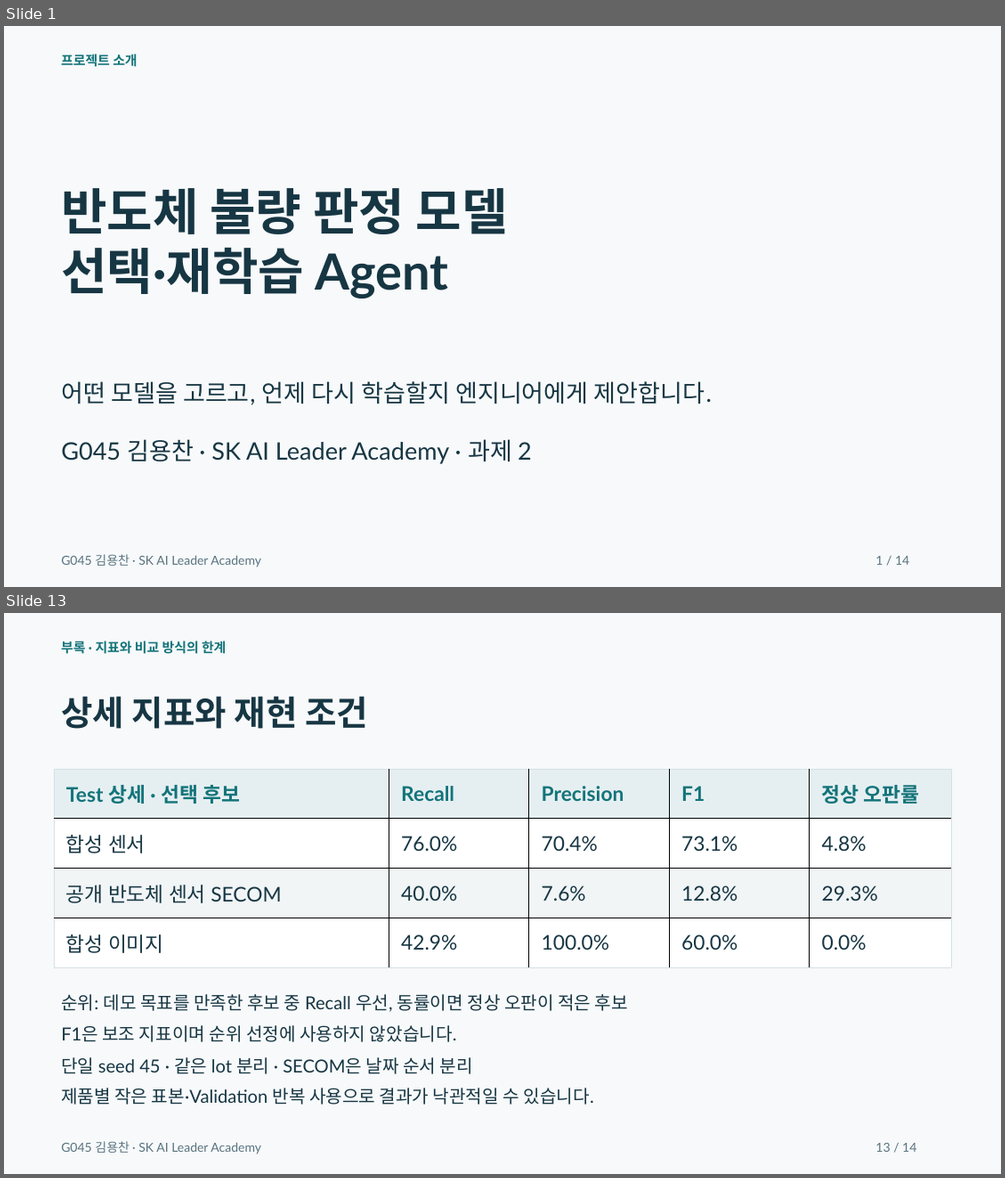
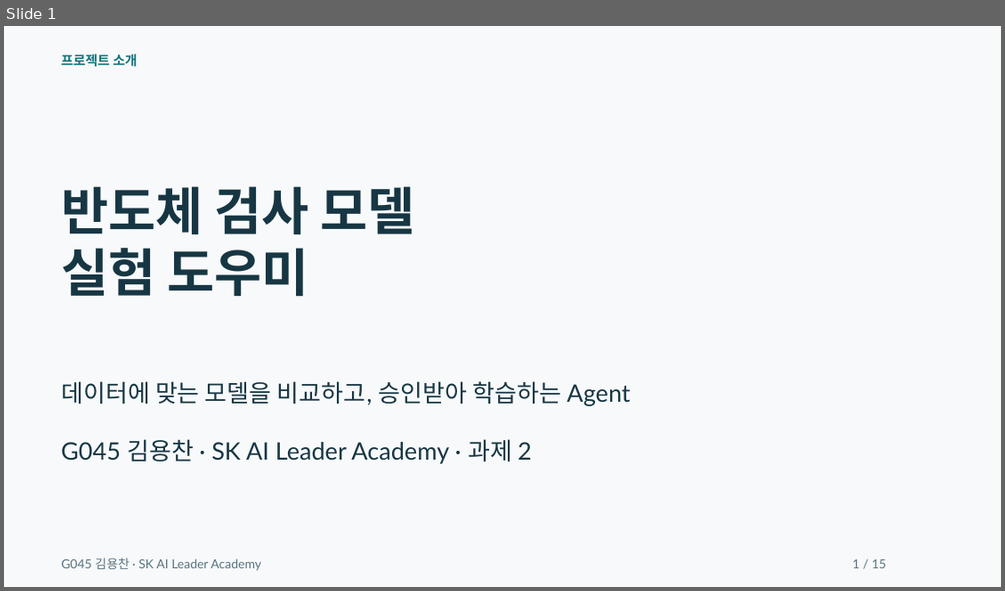
Before and after one commit to dragonchan95/Semiconductor-AI-Agent, a slide deck: docs/G045_Semiconductor_Agent.pptx. Shown one above the other, each under a label of ours: slides 1 and 13 before the commit, slide 1 after it; the slides between them are not shown. The pictures are 1005x1178 and 1005x591 pixels, drawn with LibreOffice and Linux fonts; fonts in the diff are those of the drawing. Boxes give left, top, right and bottom in pixels: in the first picture for what was removed or moved away, otherwise in the second. Text is boxed around its words. In the diff, an @@ line names an element or a change of style, - is before the commit and + after.

Commit message:
Use 60-20-20 evaluation and show the complete agent workflow

```diff
--- a/docs/G045_Semiconductor_Agent.pptx
+++ b/docs/G045_Semiconductor_Agent.pptx
@@ slide 13 removed at (4,613,1001,1174), background #F7F9FA @@
@@ text removed at (61,641,226,654) @@
-부록 · 지표와 비교 방식의 한계
@@ text removed at (61,696,368,729) @@
-상세 지표와 재현 조건
@@ table removed at (54,769,953,967), 4 rows, 5 columns @@
-Test 상세 · 선택 후보 | Recall | Precision | F1 | 정상 오판률
-합성 센서 | 76.0% | 70.4% | 73.1% | 4.8%
-공개 반도체 센서 SECOM | 40.0% | 7.6% | 12.8% | 29.3%
-합성 이미지 | 42.9% | 100.0% | 60.0% | 0.0%
@@ text removed at (61,994,628,1012) @@
-순위: 데모 목표를 만족한 후보 중 Recall 우선, 동률이면 정상 오판이 적은 후보
@@ text removed at (61,1025,457,1042) @@
-F1은 보조 지표이며 순위 선정에 사용하지 않았습니다.
@@ text removed at (61,1057,473,1074) @@
-단일 seed 45 · 같은 lot 분리 · SECOM은 날짜 순서 분리
@@ text removed at (61,1087,594,1104) @@
-제품별 작은 표본·Validation 반복 사용으로 결과가 낙관적일 수 있습니다.
@@ text removed at (61,1141,261,1154) @@
-G045 김용찬 · SK AI Leader Academy
@@ text removed at (875,1143,916,1151) @@
-13 / 14
@@ slide 1 changed as well @@
@@ text at (61,186,415,297): text changed; size 48 to 49.5 pt @@
-반도체 불량 판정 모델
-선택·재학습 Agent
+반도체 검사 모델
+실험 도우미
@@ text at (61,381,630,406): text changed @@
-어떤 모델을 고르고, 언제 다시 학습할지 엔지니어에게 제안합니다.
+데이터에 맞는 모델을 비교하고, 승인받아 학습하는 Agent
@@ text "G045 김용찬 · SK AI ...": place and size @@
-text "G045 김용찬 · SK AI ..." at (61,554,261,567)
+text "G045 김용찬 · SK AI ..." at (61,557,261,571)
@@ text at (852,559,886,568): text changed @@
-1 / 14
+1 / 15
```
Also in this commit, not shown: 4 other slides changed, 10 slides added, 8 other slides removed, 30 other files.
